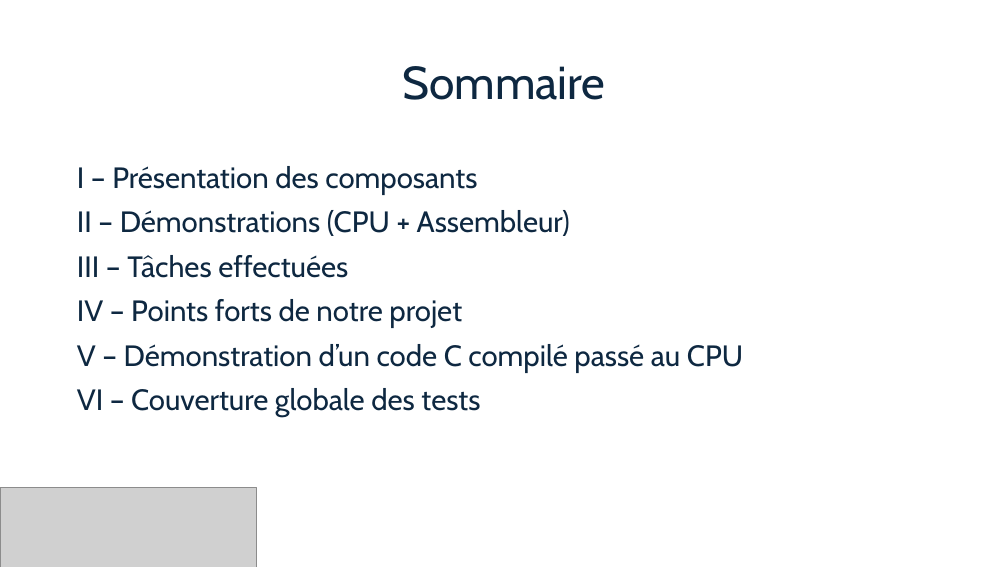
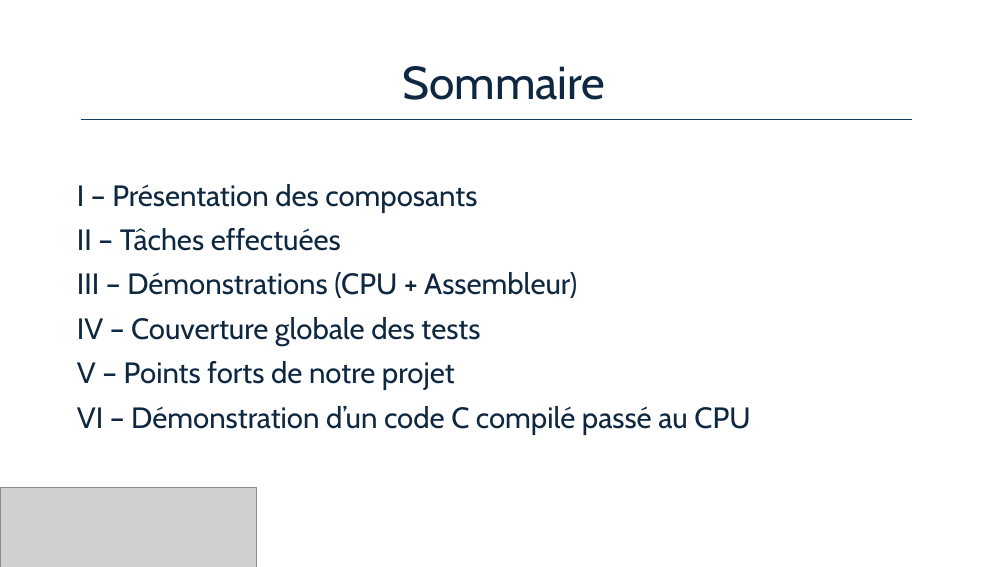
Before and after one commit to Other-Project/SI3-PARM, a slide deck: slide 3 of docs/SI3 – PARM Project - ArchiPoly.pptx. Drawn at 1008x567 pixels with LibreOffice and Linux fonts; fonts in the diff are those of the drawing; grey boxes stand for pictures. Boxes give left, top, right and bottom in pixels: in the first picture for what was removed or moved away, otherwise in the second. Text is boxed around its words. In the diff, an @@ line names an element or a change of style, - is before the commit and + after.

```diff
--- a/docs/SI3 – PARM Project - ArchiPoly.pptx
+++ b/docs/SI3 – PARM Project - ArchiPoly.pptx
@@ line added from (913, 119) to (81, 119), #163E64 1.5 pt @@
@@ text "I – Présentation des composants": place and size @@
-text "I – Présentation des composants" at (77,166,743,417)
+text "I – Présentation des composants" at (77,184,750,435)
@@ text at (77,228,750,435): text changed @@
-II – Démonstrations (CPU + Assembleur)
-III – Tâches effectuées
-IV – Points forts de notre projet
-V – Démonstration d’un code C compilé passé au CPU
-VI – Couverture globale des tests
+II – Tâches effectuées
+III – Démonstrations (CPU + Assembleur)
+IV – Couverture globale des tests
+V – Points forts de notre projet
+VI – Démonstration d’un code C compilé passé au CPU
```
Also in this commit, not shown: 8 other slides changed, 1 slide added, 1 other file.
